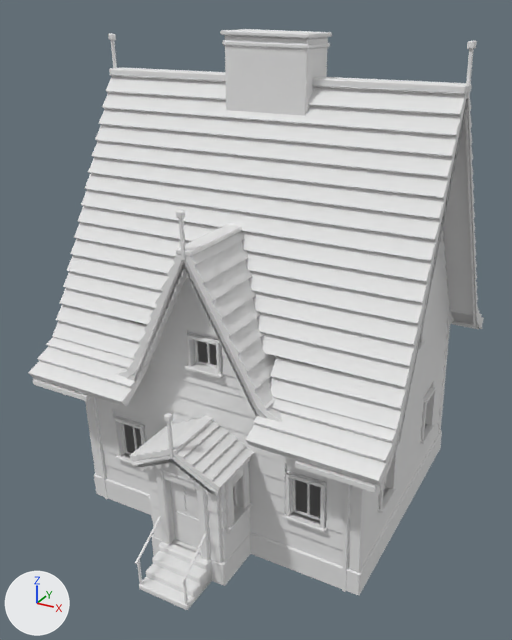
Before and after pictures for a commit that changed the FBX model unity/Assets/Art/Buildings/harbour-row/bld_203_1989.fbx.
One viewpoint serves both versions: a 50 mm camera at (8.3, -16.44, 13.18) aimed at (-0.15, -1.07, 5.49). The lights are fixed; the arrows at lower left show +X, +Y and +Z. The first picture is the older version. Where no turn or scale is listed for an object, it has been applied to the vertices. Vertices at exactly the same position are counted once.

Script lines for the objects in view, before the commit:
```python
me_bld_203_1989 = bpy.data.meshes.new('bld_203_1989')
me_bld_203_1989.from_pydata(...)  # 5796 vertices, 5907 faces; spans x -5.26..4.76, y -6.11..4.73, z 0.0..12.7
me_bld_203_1989.materials.append(mat_palette)  # its picture is missing
ob_bld_203_1989 = bpy.data.objects.new('bld_203_1989', me_bld_203_1989)
ob_bld_203_1989.location = (0.0, 0.0, 0.0)
```
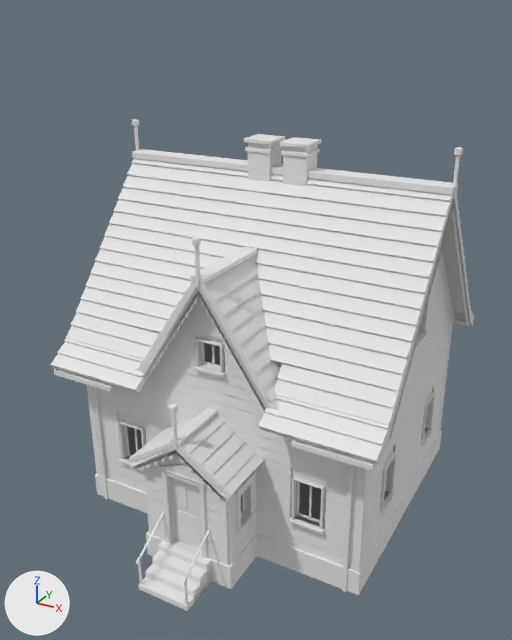
Location of each change, [x1, y1, x2, y2] in pixels of the pictures (512 x 640 px; the box of a moved part takes in the faces that stretch with it):
'bld_203_1989', reshaped (7% narrower, 15% shorter)
    before: [28, 29, 484, 610]
    after: [50, 119, 474, 611]
part 1 of me_bld_203_1989, rebuilt (25% shorter)
    before: [52, 74, 478, 430]
    after: [66, 158, 471, 426]
part 2 of me_bld_203_1989, rebuilt
    before: [128, 231, 309, 408]
    after: [139, 255, 282, 404]
part 3 of me_bld_203_1989, rebuilt (31% shorter)
    before: [379, 99, 482, 490]
    after: [376, 198, 473, 469]
part 4 of me_bld_203_1989, rebuilt (19% narrower, 21% shorter)
    before: [28, 337, 150, 407]
    after: [50, 338, 149, 393]
part 5 of me_bld_203_1989, rebuilt (14% narrower, 22% shorter)
    before: [246, 397, 400, 486]
    after: [258, 395, 391, 464]
part 6 of me_bld_203_1989, rebuilt
    before: [449, 310, 484, 325]
    after: [453, 310, 474, 322]
part 7 of me_bld_203_1989, rebuilt
    before: [85, 396, 102, 476]
    after: [86, 384, 102, 476]
part 8 of me_bld_203_1989, rebuilt
    before: [349, 485, 366, 572]
    after: [352, 467, 369, 572]
part 9 of me_bld_203_1989, rebuilt
    before: [438, 312, 451, 434]
    after: [438, 312, 454, 434]
part 10 of me_bld_203_1989, rebuilt
    before: [94, 431, 442, 595]
    after: [95, 430, 442, 595]
part 11 of me_bld_203_1989, deleted
    before: [33, 29, 479, 584]
part 12 of me_bld_203_1989, moved or reshaped
    before: [33, 224, 450, 610]
    after: [54, 119, 470, 611]

What changed in the scene script:
```text
Change me_bld_203_1989:
    used by ob_bld_203_1989; location = (0.0, 0.0, 0.0)
    remove me_bld_203_1989.from_pydata(...)  # 5796 vertices, 5907 faces; spans x -5.26..4.76, y -6.11..4.73, z 0.0..12.7
    add me_bld_203_1989.from_pydata(...)  # 5960 vertices, 6135 faces; spans x -4.69..4.57, y -6.11..4.34, z 0.0..10.31
    me_bld_203_1989 part 1: the loose piece of 362 vertices spanning x -5.15..4.72, y -3.77..3.72, z 4.89..11.55 is rebuilt with 350 vertices and now spans x -4.61..4.52, y -3.67..3.66, z 4.9..9.33
    me_bld_203_1989 part 2: the loose piece of 110 vertices spanning x -2.05..1.79, y -4.23..-1.61, z 4.89..8.27 is rebuilt with 110 vertices and now spans x -1.9..1.85, y -3.95..-1.22, z 4.9..7.59
    me_bld_203_1989 part 3: the loose piece of 30 vertices spanning x 4.52..4.76, y -4.63..4.58, z 4.04..11.45 is rebuilt with 30 vertices and now spans x 4.46..4.54, y -4.22..4.21, z 4.25..9.21
    me_bld_203_1989 part 4: the loose piece of 26 vertices spanning x -4.98..-1.84, y -4.78..-3.49, z 4.15..5.15 is rebuilt with 20 vertices and now spans x -4.58..-1.76, y -4.35..-3.47, z 4.36..5.06
    me_bld_203_1989 part 5: the loose piece of 26 vertices spanning x 1.6..4.74, y -4.78..-3.49, z 4.15..5.15 is rebuilt with 20 vertices and now spans x 1.7..4.52, y -4.35..-3.47, z 4.36..5.06
    me_bld_203_1989 part 6: the loose piece of 26 vertices spanning x -4.98..4.74, y 3.43..4.73, z 4.15..5.15 is rebuilt with 20 vertices and now spans x -4.58..4.52, y 3.45..4.34, z 4.36..5.06
    me_bld_203_1989 part 7: the loose piece of 24 vertices spanning x -4.24..-3.87, y -3.64..-3.35, z 0.7..4.9 is rebuilt with 24 vertices and now spans x -4.11..-3.89, y -3.59..-3.39, z 0.7..4.9
    me_bld_203_1989 part 8: the loose piece of 24 vertices spanning x 3.72..4.09, y -3.64..-3.35, z 0.7..4.9 is rebuilt with 24 vertices and now spans x 3.86..4.08, y -3.59..-3.39, z 0.7..4.9
    me_bld_203_1989 part 9: the loose piece of 24 vertices spanning x 3.72..4.09, y 3.32..3.6, z 0.7..4.9 is rebuilt with 24 vertices and now spans x 3.86..4.08, y 3.38..3.58, z 0.7..4.9
    me_bld_203_1989 part 10: the loose piece of 24 vertices spanning x -4.16..4.15, y -3.65..3.65, z 0.0..0.7 is rebuilt with 24 vertices and now spans x -4.13..4.12, y -3.62..3.62, z 0.0..0.7
    me_bld_203_1989 part 11: 210 loose pieces with 1828 vertices, spanning x -5.26..4.74, y -6.11..4.69, z 0.7..12.7, are deleted
    me_bld_203_1989 part 12: 2 vertices moved within x 0.46..3.97, y -4.72..0.3, z 0.7..6.43; 3061 vertices removed from x -5.17..4.18, y -6.06..4.58, z 0.0..11.45; 5083 vertices added at x -4.69..4.57, y -6.11..4.32, z 0.0..10.31
    other edits to the shape of me_bld_203_1989 do not show in these pictures
```
